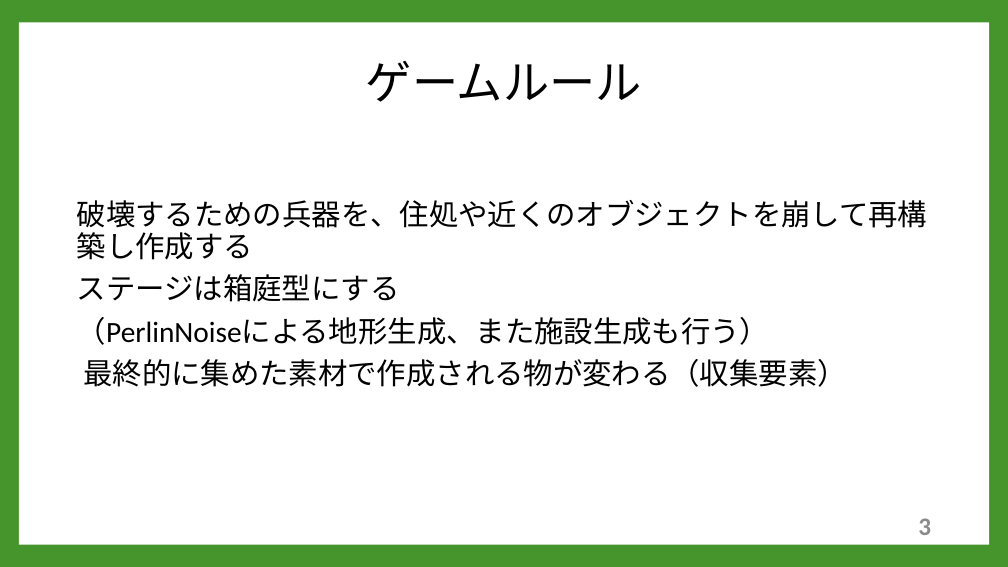
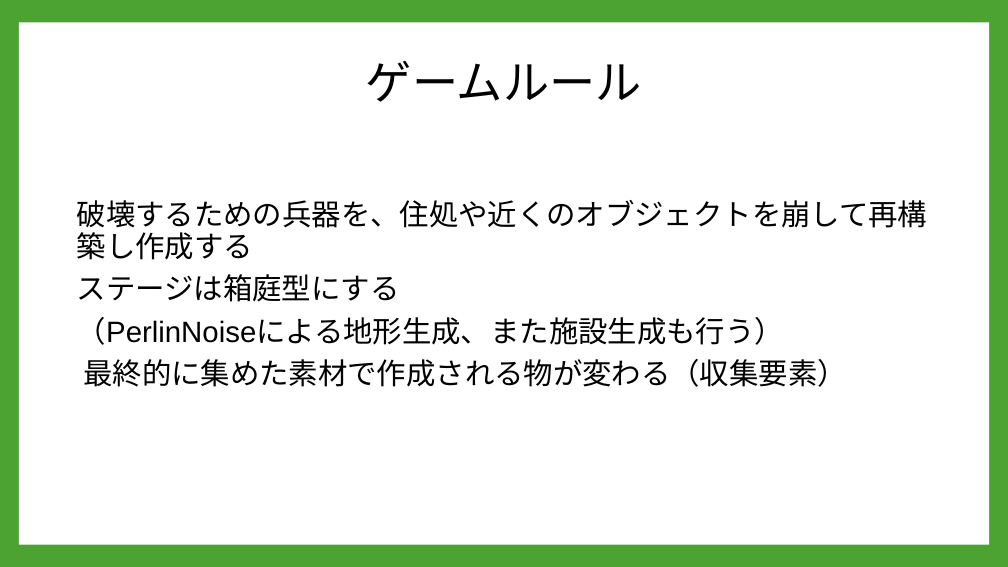
Before and after one commit to A23019/GC_A3_1, a slide deck: slide 8 of 企画/PowerPoint/企画案２.pptx (slide 4 before the commit). Drawn at 1008x567 pixels with LibreOffice and Linux fonts; fonts in the diff are those of the drawing; background and template pictures are left out. Boxes give left, top, right and bottom in pixels: in the first picture for what was removed or moved away, otherwise in the second. Text is boxed around its words. In the diff, an @@ line names an element or a change of style, - is before the commit and + after.

```diff
--- a/企画/PowerPoint/企画案２.pptx
+++ b/企画/PowerPoint/企画案２.pptx
@@ background #45942C to #4CA331 @@
@@ text "破壊するための兵器を、住処や近くのオブジェクトを崩して再構築し作成する" at [77,200,928,387]: font Calibri to Arial @@
@@ page number removed at [918,518,931,535] @@
-3
```
Also in this commit, not shown: 5 other slides changed, 11 slides added, 1 slide removed, 4 other files.
